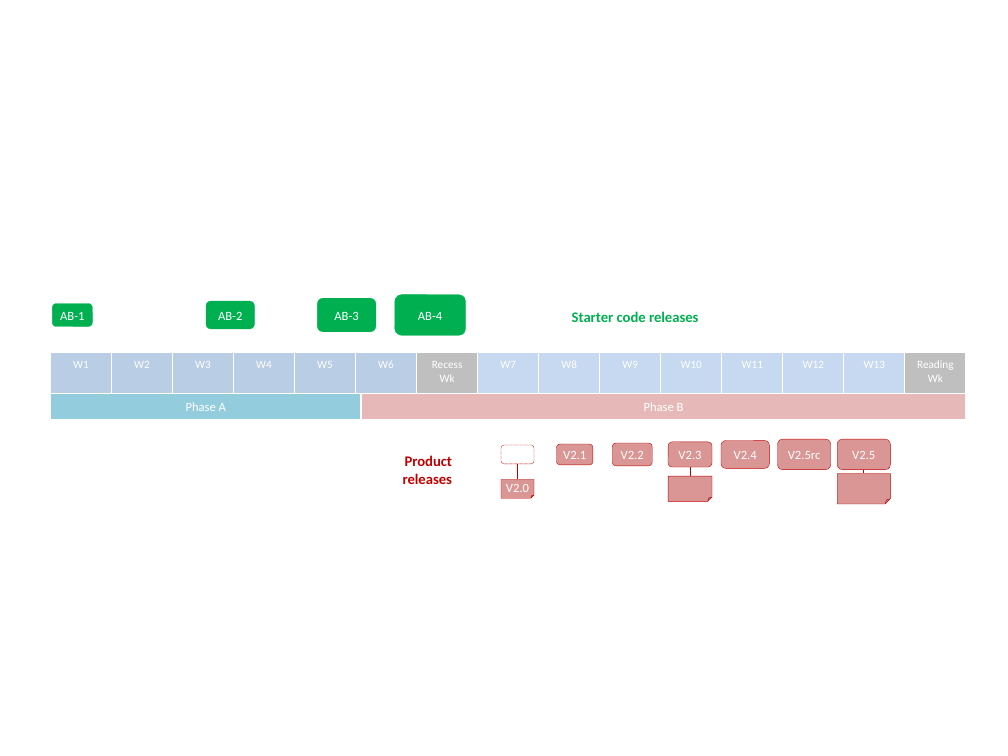
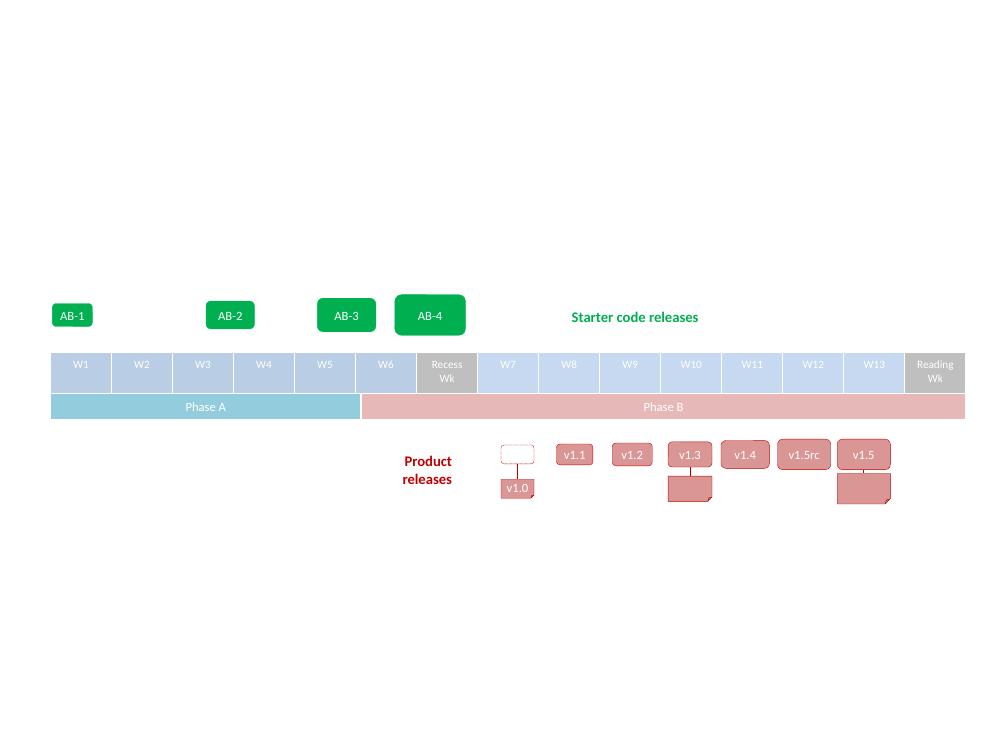
Before and after one commit to nus-cs2103/website-base, a slide deck: slide 1 of diagrams/handbook/timeline.pptx. Drawn at 1008x756 pixels with LibreOffice and Linux fonts; fonts in the diff are those of the drawing. Boxes give left, top, right and bottom in pixels: in the first picture for what was removed or moved away, otherwise in the second. Text is boxed around its words. In the diff, an @@ line names an element or a change of style, - is before the commit and + after.

```diff
--- a/diagrams/handbook/timeline.pptx
+++ b/diagrams/handbook/timeline.pptx
@@ text in rounded rectangle at (x1=564, y1=451, x2=586, y2=459): text changed @@
-V2.1
+v1.1
@@ text in rounded rectangle at (x1=621, y1=451, x2=643, y2=459): text changed @@
-V2.2
+v1.2
@@ text in rounded rectangle at (x1=679, y1=451, x2=701, y2=459): text changed @@
-V2.3
+v1.3
@@ text in rounded rectangle at (x1=734, y1=451, x2=756, y2=459): text changed @@
-V2.4
+v1.4
@@ text in rounded rectangle at (x1=789, y1=451, x2=820, y2=459): text changed @@
-V2.5rc
+v1.5rc
@@ text in rounded rectangle at (x1=853, y1=451, x2=875, y2=459): text changed @@
-V2.5
+v1.5
@@ text in folded corner at (x1=507, y1=484, x2=529, y2=492): text changed @@
-V2.0
+v1.0
```
Also in this commit, not shown: 1 other file.
